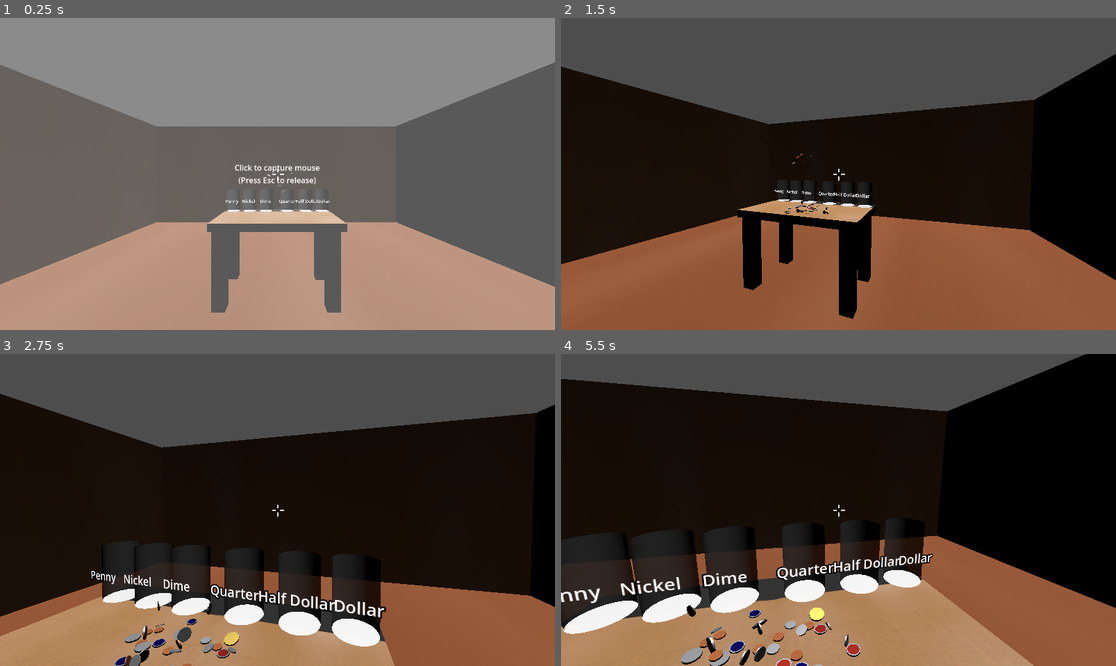
Above: before the commit, frames 1-4 (two rows, left to right).
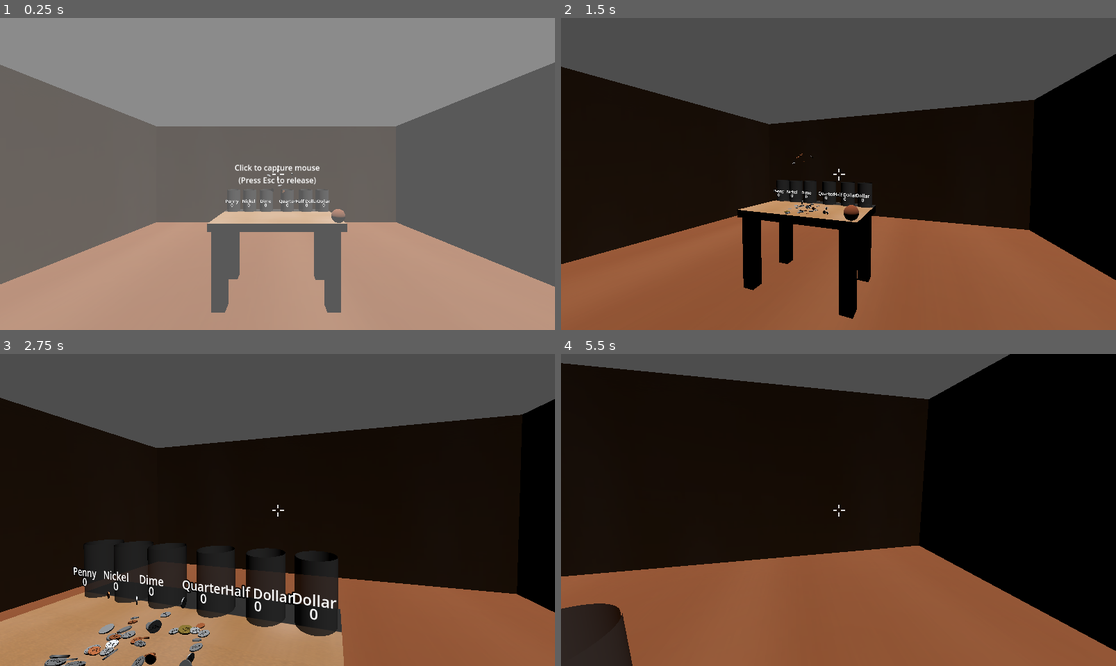
Above: after the commit, the same moments.

Repository: Kassanu/ludum-dare-58
Game: Godot game, scene res://main.tscn
Two runs of this game, one before a commit and one after it. Both use one fixed random seed, a clock stepped at 60 frames per second and the inputs below.
Inputs (mouse positions are in pixels of both pictures, inside the frame that each line leads up to):
- Up to frame 1 (0.25 s): no input
- Up to frame 2 (1.5 s): tap Enter at 0.5 s; move the mouse to (960, 158) at 0.52 s; press the mouse at (960, 158) at 0.53 s; hold D (move_right) 0.53-1.28 s; move the mouse to (810, 174) at 1.27 s; release the mouse at (810, 174) at 1.28 s; hold W (move_forward) from 1.28 s (still down); tap Q (drop) at 1.35 s
- Up to frame 3 (2.75 s): keep holding W (move_forward); click (249, 510) at 1.55 s; move the mouse to (288, 503) at 2.02 s; press the mouse at (288, 503) at 2.03 s
- Up to frame 4 (5.5 s): move the mouse to (832, 516) at 2.77 s; release the mouse at (832, 516) at 2.78 s; right-click (832, 516) at 2.85 s; click (832, 516) at 3.05 s; move the mouse to (877, 513) at 3.52 s; press the mouse at (877, 513) at 3.53 s; tap Escape (mouse_capture_toggle) at 4.15 s; release W (move_forward) at 4.25 s; release the mouse at (877, 513) at 4.25 s; tap Enter at 4.25, 5 s; drag from (672, 463) to (755, 432) at 4.27 s; move the mouse to (844, 510) at 5.02 s; press the mouse at (844, 510) at 5.03 s; hold W (move_forward) from 5.03 s (still down)

The runs differ from the first frame. In frame 1, 0.2% of the frame differs, in the area x 40-63%, y 53-66%; in frame 2, 0.4%; in frame 3, 11%; in frame 4, 34%, in the area x 0-100%, y 0-100%.

Commit message:
Coin bag and textures

Diff:
--- /dev/null
+++ b/CoinBag.gd
@@ -0,0 +1,124 @@
+extends StaticBody3D
+class_name CoinBag
+
+@export var spawner_path: NodePath
+@export var coins_to_dump: int = -1        # -1 = let spawner use its default
+@export var cooldown_sec: float = 2.0
+@export var group_name: StringName = &"coin_bag"
+
+var _spawner: CoinSpawner
+var _cooling_down := false
+var _cooldown_timer: Timer
+
+func _ready() -> void:
+	if not is_in_group(group_name):
+		add_to_group(group_name)
+
+	if spawner_path != NodePath():
+		_spawner = get_node_or_null(spawner_path) as CoinSpawner
+
+	# Optional: this lets the bag auto-reset after the spawner finishes (even if cooldown is 0)
+	if _spawner and not _spawner.is_connected("finished", Callable(self, "_on_spawn_finished")):
+		_spawner.finished.connect(_on_spawn_finished)
+
+	_cooldown_timer = Timer.new()
+	_cooldown_timer.one_shot = true
+	add_child(_cooldown_timer)
+	_cooldown_timer.timeout.connect(func():
+		_cooling_down = false
+		_set_bag_visual_ready(true))
+
+	_set_bag_visual_ready(true)
+
+func try_dump() -> bool:
+	# Returns true if we actually triggered a dump
+	if _cooling_down:
+		return false
+	if not _spawner:
+		push_warning("CoinBag: spawner_path is not set or not found.")
+		return false
+
+	_spawner.start(coins_to_dump)
+	_begin_cooldown()
+	return true
+
+func _begin_cooldown() -> void:
+	_cooling_down = true
+	_set_bag_visual_ready(false)
+	if cooldown_sec > 0.0:
+		_cooldown_timer.start(cooldown_sec)
+	else:
+		# immediate ready if no cooldown desired
+		_cooling_down = false
+		_set_bag_visual_ready(true)
+
+func _on_spawn_finished() -> void:
+	# Optional: hook if you’d like to react when spawner is done
+	pass
+
+# --- Simple visual feedback helpers (optional) ---
+func _set_bag_visual_ready(ready: bool) -> void:
+	var mesh := _get_mesh_node()
+	if not (mesh and mesh is MeshInstance3D):
+		return
+
+	var target_alpha := 1.0 if ready else 0.6
+	var brightness   := 1.0 if ready else 0.75  # slight dim to make it obvious
+
+	# If there's a material_override, prefer that single override.
+	if mesh.material_override:
+		var mat : Material = mesh.material_override
+		mesh.material_override = _tint_std_material(mat, target_alpha, brightness)
+		return
+
+	# Otherwise, override each surface so ALL parts change.
+	if not mesh.mesh:
+		return
+	var sc : int = mesh.mesh.get_surface_count()
+	for i in sc:
+		var surf_mat : Material = mesh.mesh.surface_get_material(i)
+		var tinted := _tint_std_material(surf_mat, target_alpha, brightness)
+		# Assign as a per-surface override on the instance:
+		mesh.set_surface_override_material(i, tinted)
+
+func _tint_std_material(mat: Material, alpha: float, brightness: float) -> Material:
+	var out_mat: Material
+	if mat is StandardMaterial3D:
+		out_mat = (mat as StandardMaterial3D).duplicate()
+		var m := out_mat as StandardMaterial3D
+		# Ensure transparency is actually used
+		m.transparency = BaseMaterial3D.TRANSPARENCY_ALPHA
+		# Optional: keep depth sorting sane for transparent objects
+		# m.depth_draw_mode = BaseMaterial3D.DEPTH_DRAW_ALPHA_PREPASS
+
+		# Tweak color & alpha
+		var c := m.albedo_color
+		c = Color(c.r * brightness, c.g * brightness, c.b * brightness, alpha)
+		m.albedo_color = c
+
+		# (Optional) gentle emission ping so it reads clearly
+		# m.emission_enabled = alpha < 1.0
+		# m.emission = Color(0.8, 0.8, 0.8)
+		# m.emission_energy = alpha < 1.0 ? 0.2 : 0.0
+
+		return m
+	elif mat is ShaderMaterial:
+		out_mat = (mat as ShaderMaterial).duplicate()
+		var sm := out_mat as ShaderMaterial
+		# Expect a 'tint_a' uniform in your shader if you want alpha control
+		if sm.shader and sm.shader.has_param("tint_a"):
+			sm.set_shader_parameter("tint_a", alpha)
+		return sm
+	else:
+		# Fallback: create a simple StandardMaterial3D from scratch
+		var m2 := StandardMaterial3D.new()
+		m2.transparency = BaseMaterial3D.TRANSPARENCY_ALPHA
+		m2.albedo_color = Color(brightness, brightness, brightness, alpha)
+		return m2
+
+func _get_mesh_node() -> Node:
+	# Return first MeshInstance3D child (adjust if your hierarchy differs)
+	for c in get_children():
+		if c is MeshInstance3D:
+			return c
+	return null
--- a/JarBank.gd
+++ b/JarBank.gd
@@ -5,6 +5,7 @@
 @export var hover_point_path: NodePath = ^"HoverPoint"
 @export var body_path: NodePath = ^"Body"   # StaticBody3D, used only for layer reference
 @export var label_path: NodePath = ^"Visual/Label3D"
+@export var count_label_path: NodePath = ^"Visual/CountLabel"
 
 # Animation feel
 @export var fly_time: float = 0.18          # seconds to move to hover point
@@ -19,6 +20,7 @@
 @onready var _hover_pt: Node3D = get_node_or_null(hover_point_path)
 @onready var _body: StaticBody3D = get_node_or_null(body_path)
 @onready var _label: Label3D = get_node_or_null(label_path)
+@onready var _count_label: Label3D = get_node_or_null(count_label_path)
 
 func _ready() -> void:
 	_update_label()
@@ -123,12 +125,17 @@
 
 	coin.set_meta("pending_deposit", null)
 	count += 1
+	_update_count_label()
 	emit_signal("deposited", coin)
 	coin.queue_free()
 
 func _update_label() -> void:
 	if _label:
 		_label.text = _coin_type_to_text(jar_type)
+
+func _update_count_label() -> void:
+	if _count_label:
+		_count_label.text = str(count)
 
 func _coin_type_to_text(t: CoinTypes.Type) -> String:
 	match t:
--- a/coin_spawner.gd
+++ b/coin_spawner.gd
@@ -1,6 +1,7 @@
-# res://coin_spawner.gd
+class_name CoinSpawner
 extends Node3D
 
+signal spawn_started(count: int)
 signal finished()
 
 @export var factory: CoinFactory           # drag your CoinFactory here
@@ -51,6 +52,7 @@
 	else:
 		_remaining = coins_total
 	_active = true
+	emit_signal("spawn_started", _remaining)
 	_spawn_loop()
 
 # Public: cancel an in-progress dump
--- a/coins/library/coin.gd
+++ b/coins/library/coin.gd
@@ -152,8 +152,7 @@
 		_mat.set_shader_parameter("debug_overlay_box", false)
 		_mat.set_shader_parameter("debug_overlay_fill", false)
 
-	# ---- Quick debug so you can verify per-coin sizes in console ----
-	print("Coin ", d.type_name, " -> diameter=", d.visual_diameter_m, "m thickness=", d.visual_thickness_m, "m")
+	#print("Coin ", d.type_name, " -> diameter=", d.visual_diameter_m, "m thickness=", d.visual_thickness_m, "m")
 
 func _apply_overlay_by_type(type_id: CoinTypes.Type, mat: ShaderMaterial) -> void:
 	var size := Vector2(0.34, 0.12)
--- a/coins/library/types/dime.tres
+++ b/coins/library/types/dime.tres
@@ -1,6 +1,7 @@
-[gd_resource type="Resource" script_class="CoinType" load_steps=4 format=3 uid="uid://dk0v1vndneoqd"]
+[gd_resource type="Resource" script_class="CoinType" load_steps=5 format=3 uid="uid://dk0v1vndneoqd"]
 
 [ext_resource type="Script" uid="uid://x8h82dc6ad4m" path="res://coins/library/CoinType.gd" id="1_o4x10"]
+[ext_resource type="Texture2D" uid="uid://ci26x3urc2xs2" path="res://coins/faces/dime/regular/top_default.png" id="1_pebj6"]
 [ext_resource type="Script" uid="uid://dq0pm66opl7xm" path="res://coins/library/CoinVariant.gd" id="2_pebj6"]
 
 [sub_resource type="Resource" id="Resource_o4x10"]
@@ -38,6 +39,7 @@
 metallic = 0.9
 roughness = 0.38
 wear_default = 0.35
+default_top = ExtResource("1_pebj6")
 type_weight = 1.0
 variants = Array[ExtResource("2_pebj6")]([SubResource("Resource_o4x10")])
 metadata/_custom_type_script = "uid://x8h82dc6ad4m"
--- a/coins/library/types/dollar.tres
+++ b/coins/library/types/dollar.tres
@@ -1,6 +1,7 @@
-[gd_resource type="Resource" script_class="CoinType" load_steps=4 format=3 uid="uid://bsu6dunnbahny"]
+[gd_resource type="Resource" script_class="CoinType" load_steps=5 format=3 uid="uid://bsu6dunnbahny"]
 
 [ext_resource type="Script" uid="uid://x8h82dc6ad4m" path="res://coins/library/CoinType.gd" id="1_3gdi6"]
+[ext_resource type="Texture2D" uid="uid://ebky0xjlcbnu" path="res://coins/faces/dollar/regular/top_default.png" id="1_3xhdw"]
 [ext_resource type="Script" uid="uid://dq0pm66opl7xm" path="res://coins/library/CoinVariant.gd" id="2_3xhdw"]
 
 [sub_resource type="Resource" id="Resource_3gdi6"]
@@ -38,6 +39,7 @@
 metallic = 0.9
 roughness = 0.32
 wear_default = 0.3
+default_top = ExtResource("1_3xhdw")
 type_weight = 1.0
 variants = Array[ExtResource("2_3xhdw")]([SubResource("Resource_3gdi6")])
 metadata/_custom_type_script = "uid://x8h82dc6ad4m"
--- a/coins/library/types/half_dollar.tres
+++ b/coins/library/types/half_dollar.tres
@@ -1,6 +1,7 @@
-[gd_resource type="Resource" script_class="CoinType" load_steps=4 format=3 uid="uid://cs3ewhxi65khi"]
+[gd_resource type="Resource" script_class="CoinType" load_steps=5 format=3 uid="uid://cs3ewhxi65khi"]
 
 [ext_resource type="Script" uid="uid://x8h82dc6ad4m" path="res://coins/library/CoinType.gd" id="1_w346v"]
+[ext_resource type="Texture2D" uid="uid://cms21n4nsfu13" path="res://coins/faces/half_dollar/regular/top_default.png" id="1_y8wye"]
 [ext_resource type="Script" uid="uid://dq0pm66opl7xm" path="res://coins/library/CoinVariant.gd" id="2_y8wye"]
 
 [sub_resource type="Resource" id="Resource_w346v"]
@@ -38,6 +39,7 @@
 metallic = 0.9
 roughness = 0.33
 wear_default = 0.35
+default_top = ExtResource("1_y8wye")
 type_weight = 1.0
 variants = Array[ExtResource("2_y8wye")]([SubResource("Resource_w346v")])
 metadata/_custom_type_script = "uid://x8h82dc6ad4m"
--- a/coins/library/types/nickel.tres
+++ b/coins/library/types/nickel.tres
@@ -1,6 +1,7 @@
-[gd_resource type="Resource" script_class="CoinType" load_steps=4 format=3 uid="uid://ddy3fdeau1t5n"]
+[gd_resource type="Resource" script_class="CoinType" load_steps=5 format=3 uid="uid://ddy3fdeau1t5n"]
 
 [ext_resource type="Script" uid="uid://x8h82dc6ad4m" path="res://coins/library/CoinType.gd" id="1_40bv3"]
+[ext_resource type="Texture2D" uid="uid://defdne1qncvat" path="res://coins/faces/nickel/regular/top_default.png" id="1_f5m1s"]
 [ext_resource type="Script" uid="uid://dq0pm66opl7xm" path="res://coins/library/CoinVariant.gd" id="2_f5m1s"]
 
 [sub_resource type="Resource" id="Resource_40bv3"]
@@ -13,6 +14,8 @@
 faces_by_year = {}
 override_rim_color = false
 rim_color_override = Color(1, 1, 1, 1)
+override_face_color = false
+face_color_override = Color(1, 1, 1, 1)
 override_metallic = false
 metallic_override = 0.9
 override_roughness = false
@@ -32,9 +35,11 @@
 year_min = 1990
 year_max = 2025
 rim_color = Color(0.83, 0.85, 0.87, 1)
+face_color = Color(0.82, 0.84, 0.86, 1)
 metallic = 0.9
 roughness = 0.38
 wear_default = 0.4
+default_top = ExtResource("1_f5m1s")
 type_weight = 1.0
 variants = Array[ExtResource("2_f5m1s")]([SubResource("Resource_40bv3")])
 metadata/_custom_type_script = "uid://x8h82dc6ad4m"
--- a/coins/library/types/penny.tres
+++ b/coins/library/types/penny.tres
@@ -1,5 +1,6 @@
-[gd_resource type="Resource" script_class="CoinType" load_steps=4 format=3 uid="uid://cjjgy2pe0eb7b"]
+[gd_resource type="Resource" script_class="CoinType" load_steps=5 format=3 uid="uid://cjjgy2pe0eb7b"]
 
+[ext_resource type="Texture2D" uid="uid://bjppcbrg6dmha" path="res://coins/faces/penny/regular/top_default.png" id="1_o80hv"]
 [ext_resource type="Script" uid="uid://x8h82dc6ad4m" path="res://coins/library/CoinType.gd" id="1_yskr3"]
 [ext_resource type="Script" uid="uid://dq0pm66opl7xm" path="res://coins/library/CoinVariant.gd" id="2_o80hv"]
 
@@ -38,6 +39,7 @@
 metallic = 0.9
 roughness = 0.48
 wear_default = 0.5
+default_top = ExtResource("1_o80hv")
 type_weight = 1.0
 variants = Array[ExtResource("2_o80hv")]([SubResource("Resource_yskr3")])
 metadata/_custom_type_script = "uid://x8h82dc6ad4m"
--- a/coins/library/types/quarter.tres
+++ b/coins/library/types/quarter.tres
@@ -1,6 +1,5 @@
-[gd_resource type="Resource" script_class="CoinType" load_steps=6 format=3 uid="uid://c4m74vnumdivs"]
+[gd_resource type="Resource" script_class="CoinType" load_steps=5 format=3 uid="uid://c4m74vnumdivs"]
 
-[ext_resource type="Texture2D" uid="uid://bng57k2uodoox" path="res://coins/faces/quarter/regular/bottom_default.png" id="1_17cth"]
 [ext_resource type="Script" uid="uid://x8h82dc6ad4m" path="res://coins/library/CoinType.gd" id="1_fg8i5"]
 [ext_resource type="Texture2D" uid="uid://bat61qt5wk2h0" path="res://coins/faces/quarter/regular/top_default.png" id="2_jwkop"]
 [ext_resource type="Script" uid="uid://dq0pm66opl7xm" path="res://coins/library/CoinVariant.gd" id="2_o103j"]
@@ -41,7 +40,6 @@
 roughness = 0.35
 wear_default = 0.35
 default_top = ExtResource("2_jwkop")
-default_bottom = ExtResource("1_17cth")
 type_weight = 1.0
 variants = Array[ExtResource("2_o103j")]([SubResource("Resource_fg8i5")])
 metadata/_custom_type_script = "uid://x8h82dc6ad4m"
--- a/core/MouseCapture.gd
+++ b/core/MouseCapture.gd
@@ -50,8 +50,7 @@
 
 func _input(event: InputEvent) -> void:
     # Release if we *do* see Esc/F1 (desktop/editor; sometimes web).
-    if event.is_action_pressed(&"mouse_capture_toggle") \
-    or event.is_action_pressed(&"mouse_capture_release_alt"):
+    if event.is_action_pressed(&"mouse_capture_toggle"):
         release()
         return
 
--- a/grab_and_inspect.gd
+++ b/grab_and_inspect.gd
@@ -2,8 +2,11 @@
 
 @export var camera: Camera3D
 @export var ray: RayCast3D
-@export var crosshair: Control             # optional
-@export var player_node: Node              # drag your Player node here
+@export var crosshair: Control
+@export var player_node: Node
+
+@export var bag_group: StringName = &"coin_bag"
+@export var interact_action: StringName = &"mouse_left"
 
 @export var deposit_ray: RayCast3D
 @export var deposit_debug: bool = false
@@ -56,6 +59,17 @@
 	# LMB: grab OR (when holding) deposit-or-drop
 	if event.is_action_pressed("grab"):
 		if grabbed == null:
+			# --- BAG-FIRST CHECK ---
+			if ray and ray.is_colliding():
+				var hit := ray.get_collider()
+				if hit and hit.is_in_group(bag_group):
+					# Try to trigger the bag; if it succeeds, consume the click.
+					if hit.has_method("try_dump") and hit.try_dump():
+						return
+					# Optional: play a deny/cooldown sound here and return if you
+					# don't want this click to fall through to coin grab.
+					# return
+			# No bag (or bag didn’t handle) -> normal grab
 			_try_grab()
 		else:
 			if not _try_deposit_held():
@@ -99,6 +113,7 @@
 		var up_axis: Vector3 = camera.global_transform.basis.y
 		var right_axis: Vector3 = camera.global_transform.basis.x
 		_desired_basis = (Basis(up_axis, yaw) * Basis(right_axis, pitch) * _desired_basis).orthonormalized()
+
 
 func _physics_process(dt: float) -> void:
 	_update_hover()
--- a/inner_glass.tres
+++ b/inner_glass.tres
@@ -2,7 +2,6 @@
 
 [resource]
 transparency = 1
-cull_mode = 1
 albedo_color = Color(1, 1, 1, 0.774)
 metallic_specular = 0.55
 roughness = 0.06
--- a/jar.tscn
+++ b/jar.tscn
@@ -7,11 +7,27 @@
 material = ExtResource("2_amr17")
 cap_top = false
 
+[sub_resource type="StandardMaterial3D" id="StandardMaterial3D_amr17"]
+transparency = 1
+cull_mode = 1
+albedo_color = Color(1, 1, 1, 0.774)
+metallic_specular = 0.55
+roughness = 0.06
+clearcoat_enabled = true
+clearcoat_roughness = 0.03
+refraction_enabled = true
+
+[sub_resource type="CylinderMesh" id="CylinderMesh_w3fd0"]
+material = SubResource("StandardMaterial3D_amr17")
+cap_top = false
+cap_bottom = false
+
 [sub_resource type="CylinderShape3D" id="CylinderShape3D_dg77c"]
 
 [node name="SingleTypeBank" type="Node3D" groups=["bank"]]
 script = ExtResource("1_8fgap")
 label_path = NodePath("Label3D")
+count_label_path = NodePath("CountLabel")
 
 [node name="Visual" type="Node3D" parent="."]
 transform = Transform3D(0.25, 0, 0, 0, 0.2, 0, 0, 0, 0.25, 0, 0, 0)
@@ -21,11 +37,15 @@
 
 [node name="InnerGlass" type="MeshInstance3D" parent="Visual"]
 transform = Transform3D(0.98, 0, 0, 0, 1, 0, 0, 0, 0.98, 0, 0, 0)
-mesh = SubResource("CylinderMesh_efxa6")
+mesh = SubResource("CylinderMesh_w3fd0")
 
 [node name="Label3D" type="Label3D" parent="."]
 transform = Transform3D(0.5, 0, 0, 0, 0.5, 0, 0, 0, 0.5, 0, 0, 0.143883)
 text = "COINS"
+
+[node name="CountLabel" type="Label3D" parent="."]
+transform = Transform3D(0.5, 0, 0, 0, 0.5, 0, 0, 0, 0.5, 0, -0.07144, 0.143883)
+text = "0"
 
 [node name="Body" type="StaticBody3D" parent="."]
 collision_layer = 33
--- a/main.tscn
+++ b/main.tscn
@@ -13,6 +13,7 @@
 [ext_resource type="PackedScene" uid="uid://b5oprri7mwvqe" path="res://CaptureOverlay.tscn" id="7_efxa6"]
 [ext_resource type="Resource" uid="uid://lo8uc52tn3wf" path="res://coins/library/coin_library.tres" id="8_kek77"]
 [ext_resource type="PackedScene" uid="uid://cgu0ydp2ivld2" path="res://jar.tscn" id="10_4c57u"]
+[ext_resource type="Script" uid="uid://qgv5tffjjwa" path="res://CoinBag.gd" id="14_w48qg"]
 
 [sub_resource type="Environment" id="Environment_ig7tw"]
 background_mode = 2
@@ -77,6 +78,14 @@
 albedo_texture = ExtResource("4_dg77c")
 normal_enabled = true
 normal_texture = ExtResource("5_ycdy4")
+
+[sub_resource type="StandardMaterial3D" id="StandardMaterial3D_82xsv"]
+albedo_color = Color(0.491247, 0.235488, 0.115071, 1)
+
+[sub_resource type="SphereMesh" id="SphereMesh_vivmo"]
+material = SubResource("StandardMaterial3D_82xsv")
+
+[sub_resource type="SphereShape3D" id="SphereShape3D_getpj"]
 
 [node name="Node3D" type="Node3D"]
 
@@ -109,7 +118,7 @@
 
 [node name="GrabRay" type="RayCast3D" parent="Player/Camera3D"]
 target_position = Vector3(0, 0, -2)
-collision_mask = 4
+collision_mask = 20
 
 [node name="DepositRay" type="RayCast3D" parent="Player/Camera3D"]
 target_position = Vector3(0, 0, -3)
@@ -268,3 +277,16 @@
 [node name="DollarJar" parent="." instance=ExtResource("10_4c57u")]
 transform = Transform3D(0.5, 0, 0, 0, 0.5, 0, 0, 0, 0.5, 0.4268, 0.855966, -0.186253)
 jar_type = 5
+
+[node name="CoinBag" type="StaticBody3D" parent="." groups=["coin_bag"]]
+transform = Transform3D(0.1, 0, 0, 0, 0.1, 0, 0, 0, 0.1, 0.448333, 0.797978, 0.261079)
+collision_layer = 17
+script = ExtResource("14_w48qg")
+spawner_path = NodePath("../CoinSpawner")
+
+[node name="MeshInstance3D" type="MeshInstance3D" parent="CoinBag"]
+mesh = SubResource("SphereMesh_vivmo")
+surface_material_override/0 = SubResource("StandardMaterial3D_82xsv")
+
+[node name="CollisionShape3D" type="CollisionShape3D" parent="CoinBag"]
+shape = SubResource("SphereShape3D_getpj")
--- a/project.godot
+++ b/project.godot
@@ -24,6 +24,7 @@
 
 coin=""
 bank=""
+coin_bag=""
 
 [input]
 
Not shown, added: CoinBag.gd.uid
Binary file added: coins/faces/dime/regular/top_default.png
Not shown, added: coins/faces/dime/regular/top_default.png.import
Binary file added: coins/faces/dollar/regular/top_default.png
Not shown, added: coins/faces/dollar/regular/top_default.png.import
Binary file added: coins/faces/half_dollar/regular/top_default.png
Not shown, added: coins/faces/half_dollar/regular/top_default.png.import
Binary file added: coins/faces/nickel/regular/top_default.png
Not shown, added: coins/faces/nickel/regular/top_default.png.import
Binary file added: coins/faces/penny/regular/top_default.png
Not shown, added: coins/faces/penny/regular/top_default.png.import
Binary file changed: coins/faces/quarter/regular/top_default.png
(and 3 more such lines)
